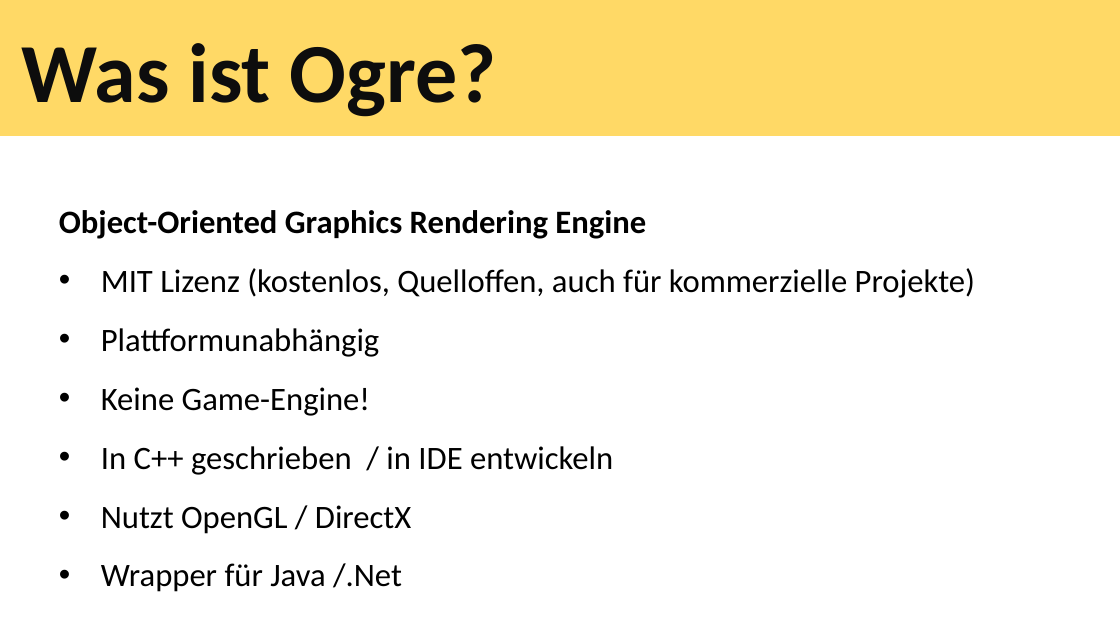
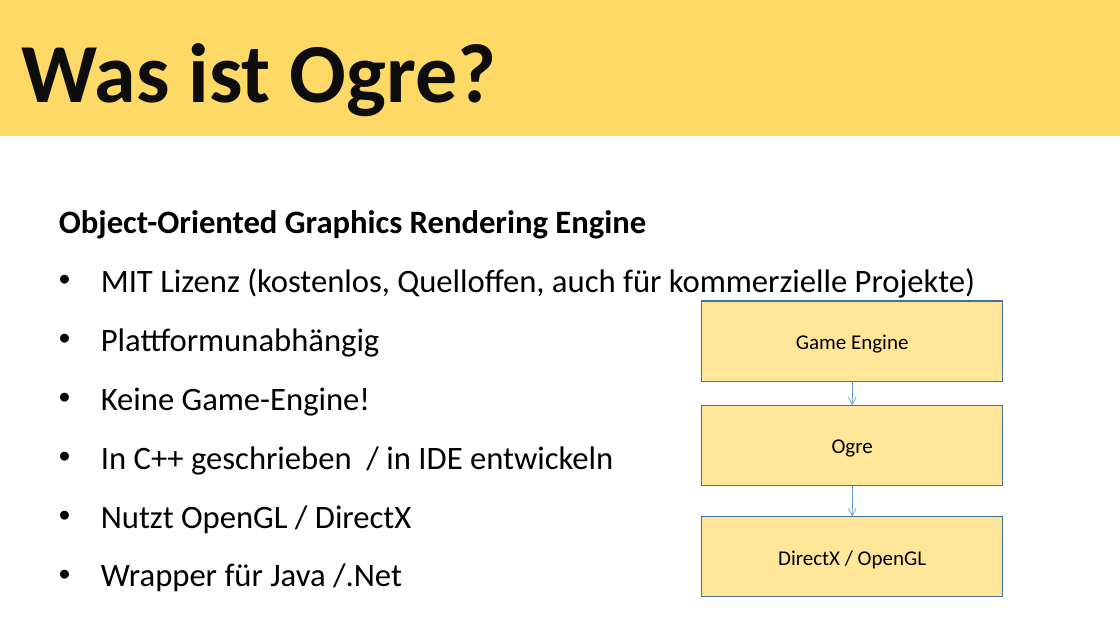
Before and after one commit to tscheims1/ogre, a slide deck: slide 3 of ogrepresentation.pptx. Drawn at 1120x630 pixels with LibreOffice and Linux fonts; fonts in the diff are those of the drawing. Boxes give left, top, right and bottom in pixels: in the first picture for what was removed or moved away, otherwise in the second. Text is boxed around its words. In the diff, an @@ line names an element or a change of style, - is before the commit and + after.

Commit message:
updated presentation

```diff
--- a/ogrepresentation.pptx
+++ b/ogrepresentation.pptx
@@ rectangle added at [702,301,1002,381], fill #FFE699, outline #43739E 1 pt, 18 pt, text #000000 @@
+Game Engine
@@ arrow added from (853, 381) to (853, 405), #5B9BD5 0.5 pt @@
@@ rectangle added at [702,405,1002,486], fill #FFE699, outline #43739E 1 pt, 18 pt, text #000000 @@
+Ogre
@@ arrow added from (853, 486) to (853, 517), #5B9BD5 0.5 pt @@
@@ rectangle added at [702,517,1002,597], fill #FFE699, outline #43739E 1 pt, 18 pt, text #000000 @@
+DirectX / OpenGL
```
Also in this commit, not shown: 6 other slides changed.
